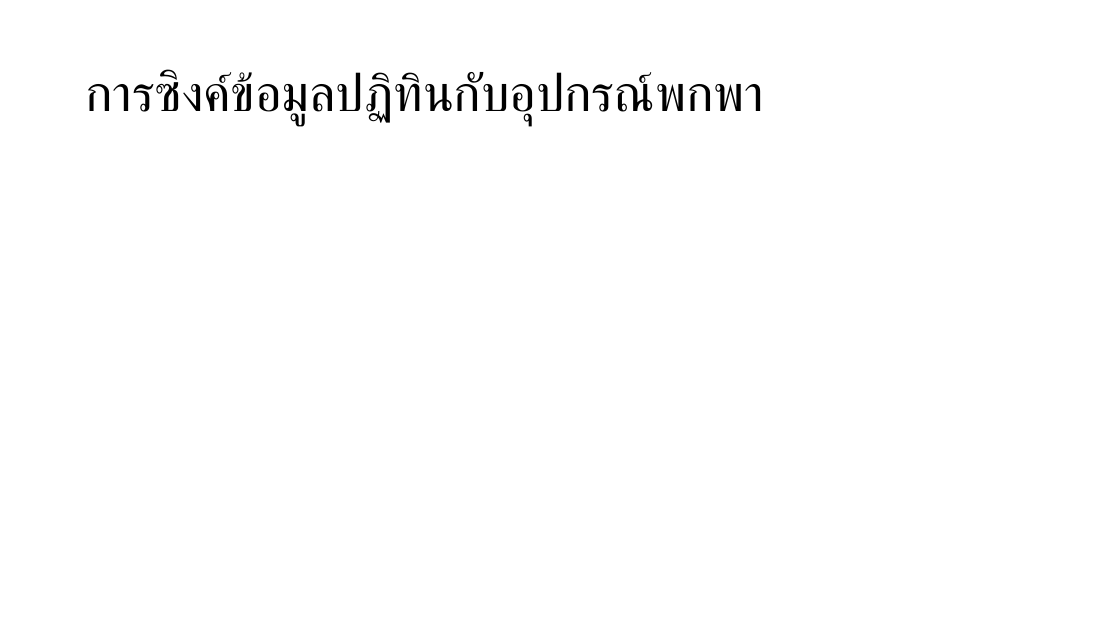
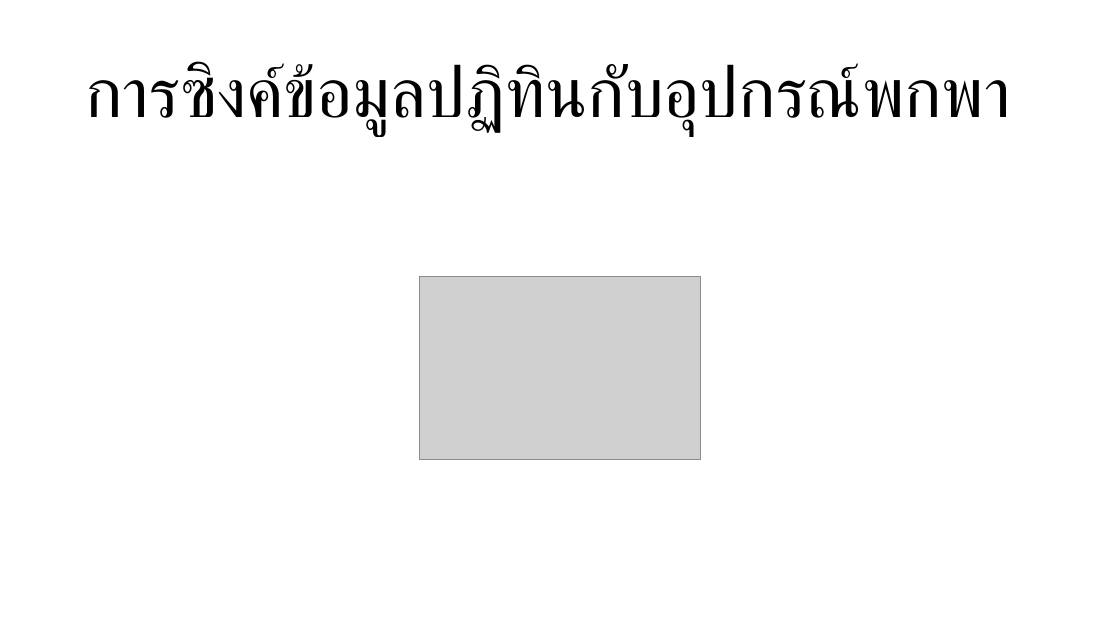
Before and after one commit to bratchasak/gcalendar, a slide deck: slide 14 of Google Calendar.pptx. Drawn at 1120x630 pixels with LibreOffice and Linux fonts; fonts in the diff are those of the drawing; grey boxes stand for pictures. Boxes give left, top, right and bottom in pixels: in the first picture for what was removed or moved away, otherwise in the second. Text is boxed around its words. In the diff, an @@ line names an element or a change of style, - is before the commit and + after.

```diff
--- a/Google Calendar.pptx
+++ b/Google Calendar.pptx
@@ title "การซิงค์ข้อมูลปฏิทินกับอุปกรณ์พกพา" at (85,62,1010,136): size 44 to 60 pt @@
@@ picture added at (420,276,700,460) @@
```
Also in this commit, not shown: 16 other slides changed.
